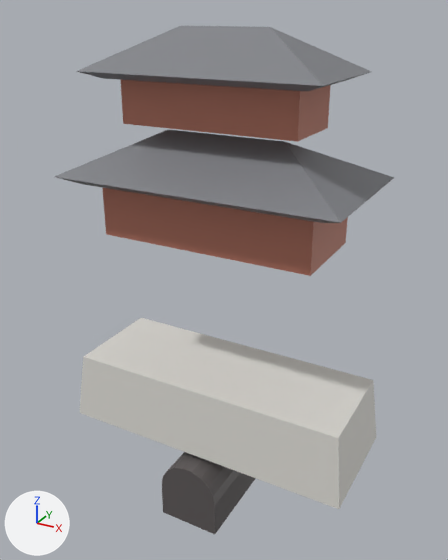
An edit to the glTF model public/studio/v2.15.0/d_namdaemun/model.glb, drawn before and after from the same camera.
Camera for both pictures: a camera (50 mm lens) standing at (5.36, -9.72, 8.29) and looking at (-0.02, 0.06, 3.4). The lights are fixed; the arrows at lower left show +X, +Y and +Z. The first picture is the older version. Where no turn or scale is listed for an object, it has been applied to the vertices.

The older version as bpy lines, for what is in view:
```python
me_geometry_0 = bpy.data.meshes.new('geometry_0')
me_geometry_0.from_pydata(...)  # 8 vertices, 12 faces; spans x -3.02..3.02, y -1.18..1.18, z 0.0..1.43
me_geometry_0.materials.append(mat_defaultmaterial)
me_geometry_1 = bpy.data.meshes.new('geometry_1')
me_geometry_1.from_pydata(...)  # 24 vertices, 44 faces; spans x -0.63..0.63, y -1.51..1.51, z -1.49..-0.11
me_geometry_1.materials.append(mat_defaultmaterial_001)
me_geometry_2 = bpy.data.meshes.new('geometry_2')
me_geometry_2.from_pydata(...)  # a box spanning x -2.1..2.1, y -0.88..0.88, z 4.28..5.2
me_geometry_2.materials.append(mat_defaultmaterial_002)
me_geometry_3 = bpy.data.meshes.new('geometry_3')
me_geometry_3.from_pydata(...)  # 10 vertices, 16 faces; spans x -2.73..2.73, y -1.47..1.47, z 5.29..6.22
me_geometry_3.materials.append(mat_defaultmaterial_003)
me_geometry_4 = bpy.data.meshes.new('geometry_4')
me_geometry_4.from_pydata(...)  # a box spanning x -1.68..1.68, y -0.67..0.67, z 6.38..7.14
me_geometry_4.materials.append(mat_defaultmaterial_004)
me_geometry_5 = bpy.data.meshes.new('geometry_5')
me_geometry_5.from_pydata(...)  # 10 vertices, 16 faces; spans x -2.23..2.23, y -1.18..1.18, z 7.16..8.0
me_geometry_5.materials.append(mat_defaultmaterial_005)
ob_part0 = bpy.data.objects.new('part0', me_geometry_0)
ob_part0.location = (0.0, 0.0, 0.0)
ob_part1 = bpy.data.objects.new('part1', me_geometry_1)
ob_part1.location = (0.0, 0.0, 0.0)
ob_part2 = bpy.data.objects.new('part2', me_geometry_2)
ob_part2.location = (0.0, 0.0, 0.0)
ob_part3 = bpy.data.objects.new('part3', me_geometry_3)
ob_part3.location = (0.0, 0.0, 0.0)
ob_part4 = bpy.data.objects.new('part4', me_geometry_4)
ob_part4.location = (0.0, 0.0, 0.0)
ob_part5 = bpy.data.objects.new('part5', me_geometry_5)
ob_part5.location = (0.0, 0.0, 0.0)
```
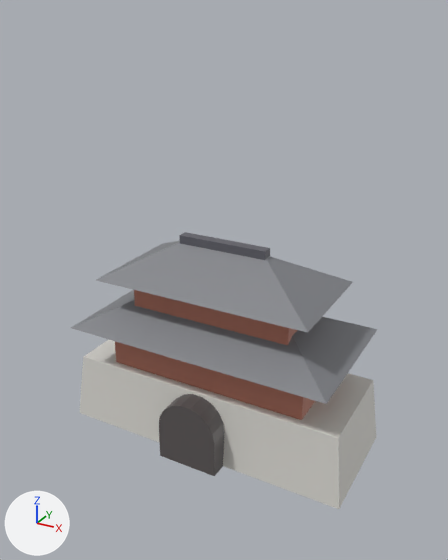
Location of each change, [x1, y1, x2, y2] in pixels of the pictures (448 x 560 px):
'part3', moved
    before: [54, 130, 394, 223]
    after: [71, 290, 378, 404]
'part5', moved
    before: [77, 26, 372, 91]
    after: [96, 241, 353, 333]
'part2', moved
    before: [102, 188, 348, 276]
    after: [115, 341, 315, 420]
'part4', moved
    before: [121, 80, 331, 142]
    after: [134, 290, 297, 345]
'part1', moved
    before: [162, 452, 256, 534]
    after: [159, 394, 225, 476]
'part6', unchanged, uncovered by the edit
    after: [180, 232, 270, 260]

The change, as a list of edits to the scene's bpy script:
```text
Change me_geometry_1:
    used by ob_part1; location = (0.0, 0.0, 0.0)
    remove me_geometry_1.from_pydata(...)  # 24 vertices, 44 faces; spans x -0.63..0.63, y -1.51..1.51, z -1.49..-0.11
    add me_geometry_1.from_pydata(...)  # 24 vertices, 44 faces; spans x -0.63..0.63, y -1.51..1.51, z 0.0..1.38
    me_geometry_1 part 1: the whole mesh is moved by (0.0, 0.0, 1.49)
Change me_geometry_2:
    used by ob_part2; location = (0.0, 0.0, 0.0)
    remove me_geometry_2.from_pydata(...)  # 8 vertices, 12 faces; spans x -2.1..2.1, y -0.88..0.88, z 4.28..5.2
    add me_geometry_2.from_pydata(...)  # 8 vertices, 12 faces; spans x -2.1..2.1, y -0.88..0.88, z 1.43..2.35
    me_geometry_2 part 2: the whole mesh is moved by (0.0, 0.0, -2.85)
Change me_geometry_3:
    used by ob_part3; location = (0.0, 0.0, 0.0)
    remove me_geometry_3.from_pydata(...)  # 10 vertices, 16 faces; spans x -2.73..2.73, y -1.47..1.47, z 5.29..6.22
    add me_geometry_3.from_pydata(...)  # 10 vertices, 16 faces; spans x -2.73..2.73, y -1.47..1.47, z 2.18..3.11
    me_geometry_3 part 3: the whole mesh is moved by (0.0, 0.0, -3.11)
Change me_geometry_4:
    used by ob_part4; location = (0.0, 0.0, 0.0)
    remove me_geometry_4.from_pydata(...)  # 8 vertices, 12 faces; spans x -1.68..1.68, y -0.67..0.67, z 6.38..7.14
    add me_geometry_4.from_pydata(...)  # 8 vertices, 12 faces; spans x -1.68..1.68, y -0.67..0.67, z 2.69..3.44
    me_geometry_4 part 4: the whole mesh is moved by (0.0, 0.0, -3.69)
Change me_geometry_5:
    used by ob_part5; location = (0.0, 0.0, 0.0)
    remove me_geometry_5.from_pydata(...)  # 10 vertices, 16 faces; spans x -2.23..2.23, y -1.18..1.18, z 7.16..8.0
    add me_geometry_5.from_pydata(...)  # 10 vertices, 16 faces; spans x -2.23..2.23, y -1.18..1.18, z 3.28..4.12
    me_geometry_5 part 5: the whole mesh is moved by (0.0, 0.0, -3.89)
```
